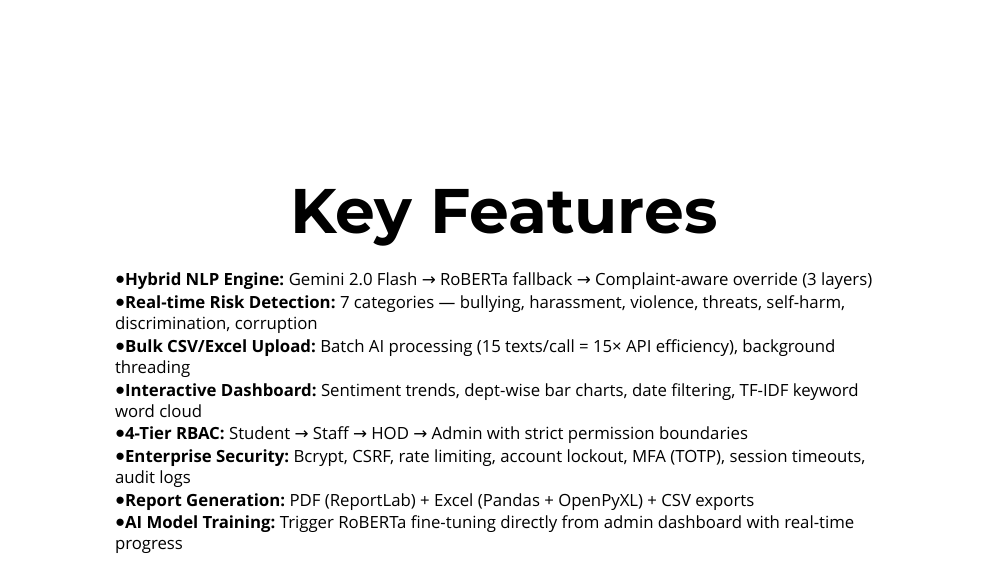
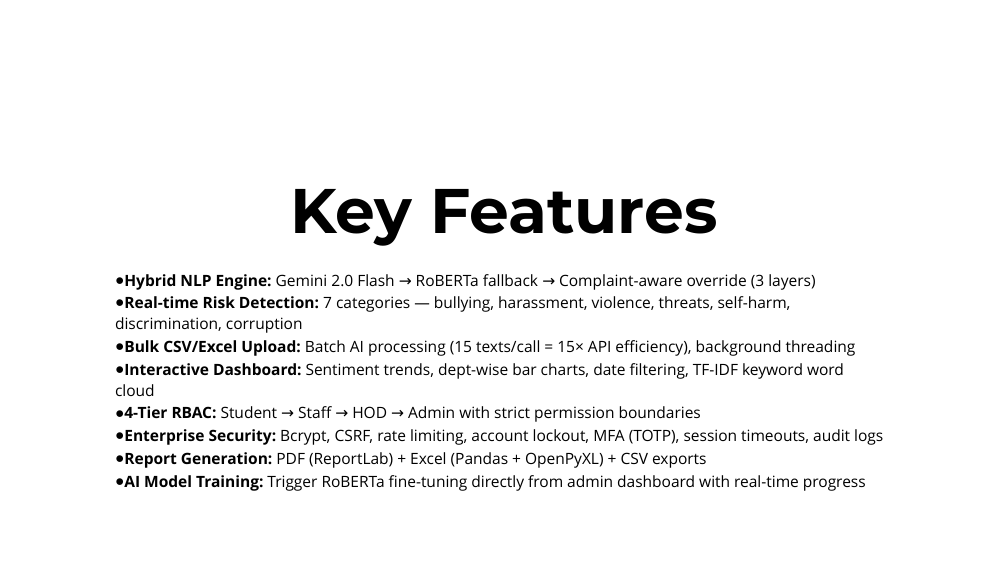
Before and after one commit to juug25btech13111/CODEX, a slide deck: slide 7 of presentation.pptx. Drawn at 1008x567 pixels with LibreOffice and Linux fonts; fonts in the diff are those of the drawing; background and template pictures are left out. Boxes give left, top, right and bottom in pixels: in the first picture for what was removed or moved away, otherwise in the second. Text is boxed around its words. In the diff, an @@ line names an element or a change of style, - is before the commit and + after.

```diff
--- a/presentation.pptx
+++ b/presentation.pptx
@@ text "Hybrid NLP Engine: Gemini 2.0 ..." at (x1=115, y1=274, x2=883, y2=491): size 16 to 14.8 pt @@
```
Also in this commit, not shown: 1 other slide changed, 1 slide added.
